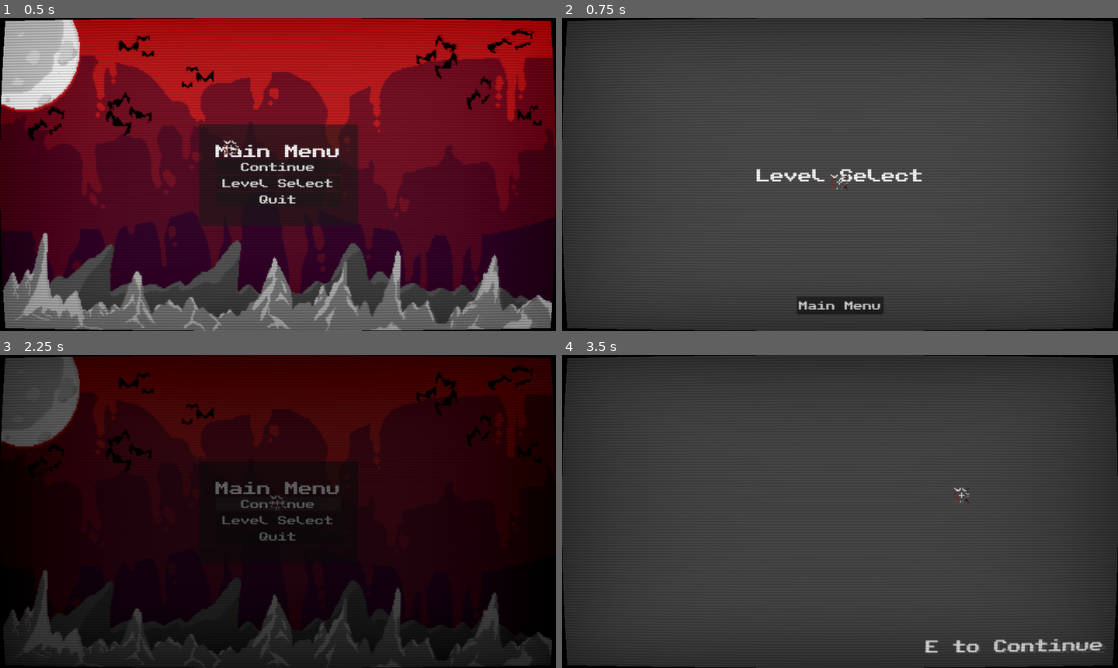
Above: before the commit, frames 1-4 (two rows, left to right).
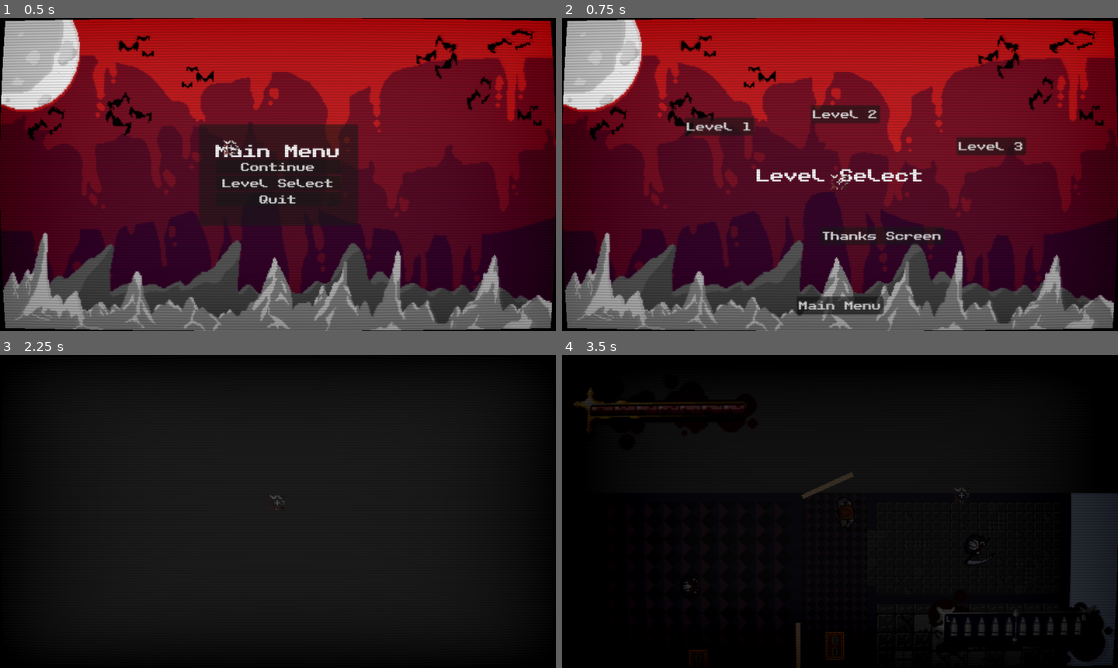
Above: after the commit, the same moments.

Repository: callumrann/gmtk-jam
Game: Godot game, scene res://scenes/main.tscn
Same seed, same stepped clock (60 frames per second), same inputs: the game is played once before the commit and once after it. Sound files missing from this copy of the repository are replaced by a short silence.
Inputs (mouse positions are in pixels of both pictures, inside the frame that each line leads up to):
- Up to frame 1 (0.5 s): no input
- Up to frame 2 (0.75 s): click "Level Select" at 0.5 s
- Up to frame 3 (2.25 s): click "Main Menu" at 1.25 s; click "Continue" at 2 s
- Up to frame 4 (3.5 s): move the mouse to (962, 495) at 2.77 s; hold D (move_right) from 2.78 s (still down); tap E (interact) at 2.85 s

Frame 1 is identical in both runs. In frame 2, 92% of the frame differs, in the area x 0-100%, y 0-100%; in frame 3, 26%; in frame 4, 95%.

Commit message:
feat: add level select screen, split transition audio, slow down fade to main level, force newspaper level entry (can't go straight into level, will be given newspaper first, fix spam e on continue skipping every level, fade out music on newspaper view

Diff:
--- /dev/null
+++ b/scenes/menus/game_finished.tscn
@@ -0,0 +1,59 @@
+[gd_scene format=3 uid="uid://h1sx56bif65m"]
+
+[ext_resource type="Script" uid="uid://dfr8h6bjvh2he" path="res://scripts/menus/game_finished.gd" id="1_g1mv0"]
+[ext_resource type="Theme" uid="uid://ck2dij0t8alec" path="res://assets/themes/main.tres" id="2_4kknh"]
+[ext_resource type="Texture2D" uid="uid://cmux77pfhlw2e" path="res://assets/sprites/bg1_v2.png" id="2_ma5pa"]
+
+[node name="GameFinished" type="CanvasLayer" unique_id=1026503943]
+script = ExtResource("1_g1mv0")
+
+[node name="Control" type="Control" parent="." unique_id=606214289]
+layout_mode = 3
+anchors_preset = 15
+anchor_right = 1.0
+anchor_bottom = 1.0
+grow_horizontal = 2
+grow_vertical = 2
+
+[node name="Background" type="TextureRect" parent="Control" unique_id=940392631]
+layout_mode = 1
+anchors_preset = 15
+anchor_right = 1.0
+anchor_bottom = 1.0
+grow_horizontal = 2
+grow_vertical = 2
+texture = ExtResource("2_ma5pa")
+
+[node name="Label" type="Label" parent="Control" unique_id=1066892889]
+layout_mode = 1
+anchors_preset = 8
+anchor_left = 0.5
+anchor_top = 0.5
+anchor_right = 0.5
+anchor_bottom = 0.5
+offset_left = -45.5
+offset_top = -11.5
+offset_right = 45.5
+offset_bottom = 11.5
+grow_horizontal = 2
+grow_vertical = 2
+theme = ExtResource("2_4kknh")
+text = "Thanks For Playing"
+
+[node name="MainMenu" type="Button" parent="Control" unique_id=847510185 groups=["Button"]]
+layout_mode = 1
+anchors_preset = 7
+anchor_left = 0.5
+anchor_top = 1.0
+anchor_right = 0.5
+anchor_bottom = 1.0
+offset_left = -48.0
+offset_top = -60.0
+offset_right = 48.0
+offset_bottom = -29.0
+grow_horizontal = 2
+grow_vertical = 0
+theme = ExtResource("2_4kknh")
+text = "Main Menu"
+
+[connection signal="pressed" from="Control/MainMenu" to="." method="_on_main_menu_pressed"]
--- a/scenes/menus/level_select.tscn
+++ b/scenes/menus/level_select.tscn
@@ -1,6 +1,7 @@
 [gd_scene format=3 uid="uid://cfsyprp7tskrt"]
 
 [ext_resource type="Script" uid="uid://c4g2wb7axun4s" path="res://scripts/menus/level_select.gd" id="1_xqyeo"]
+[ext_resource type="Texture2D" uid="uid://cmux77pfhlw2e" path="res://assets/sprites/bg1_v2.png" id="2_1g16o"]
 [ext_resource type="Theme" uid="uid://ck2dij0t8alec" path="res://assets/themes/main.tres" id="2_pymjq"]
 
 [node name="LevelSelect" type="CanvasLayer" unique_id=1026503943]
@@ -13,6 +14,15 @@
 anchor_bottom = 1.0
 grow_horizontal = 2
 grow_vertical = 2
+
+[node name="Background" type="TextureRect" parent="Control" unique_id=1633000432]
+layout_mode = 1
+anchors_preset = 15
+anchor_right = 1.0
+anchor_bottom = 1.0
+grow_horizontal = 2
+grow_vertical = 2
+texture = ExtResource("2_1g16o")
 
 [node name="Label" type="Label" parent="Control" unique_id=1066892889]
 layout_mode = 1
@@ -30,6 +40,43 @@
 theme = ExtResource("2_pymjq")
 text = "Level Select"
 
+[node name="Level1" type="Button" parent="Control" unique_id=1584721769]
+layout_mode = 0
+offset_left = 211.0
+offset_top = 171.0
+offset_right = 273.0
+offset_bottom = 202.0
+theme = ExtResource("2_pymjq")
+text = "Level 1"
+
+[node name="Level2" type="Button" parent="Control" unique_id=799533427]
+layout_mode = 0
+offset_left = 429.0
+offset_top = 150.0
+offset_right = 491.0
+offset_bottom = 181.0
+theme = ExtResource("2_pymjq")
+text = "Level 2"
+
+[node name="Level3" type="Button" parent="Control" unique_id=1512129672]
+layout_mode = 0
+offset_left = 681.0
+offset_top = 205.0
+offset_right = 743.0
+offset_bottom = 236.0
+theme = ExtResource("2_pymjq")
+text = "Level 3
+"
+
+[node name="ThanksScreen" type="Button" parent="Control" unique_id=539576662]
+layout_mode = 0
+offset_left = 444.0
+offset_top = 360.0
+offset_right = 506.0
+offset_bottom = 391.0
+theme = ExtResource("2_pymjq")
+text = "Thanks Screen"
+
 [node name="MainMenu" type="Button" parent="Control" unique_id=847510185 groups=["Button"]]
 layout_mode = 1
 anchors_preset = 7
@@ -46,5 +93,8 @@
 theme = ExtResource("2_pymjq")
 text = "Main Menu"
 
-[connection signal="pressed" from="Control/MainMenu" to="Control" method="_on_main_menu_pressed"]
+[connection signal="pressed" from="Control/Level1" to="." method="_on_level_1_pressed"]
+[connection signal="pressed" from="Control/Level2" to="." method="_on_level_2_pressed"]
+[connection signal="pressed" from="Control/Level3" to="." method="_on_level_3_pressed"]
+[connection signal="pressed" from="Control/ThanksScreen" to="." method="_on_thanks_screen_pressed"]
 [connection signal="pressed" from="Control/MainMenu" to="." method="_on_main_menu_pressed"]
--- a/scripts/autoloads/audio_manager.gd
+++ b/scripts/autoloads/audio_manager.gd
@@ -12,13 +12,13 @@
 	"menu_select": preload("res://assets/audio/sfx/menu_select.wav"),
 	"pause_in": preload("res://assets/audio/sfx/pause_in.wav"),
 	"pause_out": preload("res://assets/audio/sfx/pause_out.wav"),
-	"transition": preload("res://assets/audio/music/stage_1_music_intro.wav"),
+	"transition": preload("res://assets/audio/sfx/transition.wav"),
 }
 
 const MUSIC := {
 	"menu_intro": preload("res://assets/audio/music/menu_music_intro.wav"),
 	"menu_loop": preload("res://assets/audio/music/menu_music_loop.wav"),
-	"stage_1_intro": preload("res://assets/audio/music/stage_1_music_intro.wav"),
+	"stage_1_intro": preload("res://assets/audio/music/stage_1_music_intro_short.wav"),
 	"stage_1_loop": preload("res://assets/audio/music/stage_1_music_loop.wav"),
 }
 
@@ -62,6 +62,8 @@
 	bgm_player.volume_db = volume
 	bgm_player.play()
 
+	print("check")
+
 	if transition:
 		await bgm_player.finished
 
@@ -81,11 +83,8 @@
 
 	if transition:
 		if fade_bgm:
-			var tween = create_tween()
-			# - 0.1 cause .finished race condition stuff <- kinda cheese but whatevs
-			tween.tween_property(bgm_player, "volume_db", -80.0, sfx_player.stream.get_length() - 0.1)
-			tween.set_trans(Tween.TRANS_QUAD)
-			tween.set_ease(Tween.EASE_OUT)
+			SceneManager.fade_to_black(sfx_player.stream.get_length())
+			fade_music(sfx_player.stream.get_length() - 0.1, -80.0)
 		await sfx_player.finished
 
 func _on_music_finished() -> void:
@@ -97,3 +96,10 @@
 
 func stop_music() -> void:
 	bgm_player.stop()
+
+func fade_music(duration: float, volume: float) -> void:
+	var tween = create_tween()
+	# - 0.1 cause .finished race condition stuff <- kinda cheese but whatevs
+	tween.tween_property(bgm_player, "volume_db", volume, duration)
+	tween.set_trans(Tween.TRANS_QUAD)
+	tween.set_ease(Tween.EASE_OUT)
--- a/scripts/autoloads/level_manager.gd
+++ b/scripts/autoloads/level_manager.gd
@@ -1,7 +1,6 @@
 extends Node2D
 
 var levelsLoader: Node2D
-
 var current_level: int = 1
 
 func spawn_bullet(bullet: Node2D) -> void:
@@ -19,9 +18,6 @@
 func player_dead() -> void:
 	levelsLoader.player_dead()
 
-func restart_level() -> void:
-	levelsLoader.restart_level()
-
 func reset_hud() -> void:
 	levelsLoader.reset_hud()
 
@@ -29,6 +25,9 @@
 	current_level += 1
 	levelsLoader.load_level(current_level)
 
+func restart_level() -> void:
+	levelsLoader.restart_level()
+
 func enemy_dead() -> void:
 	levelsLoader.enemy_dead()
 
--- a/scripts/autoloads/scene_manager.gd
+++ b/scripts/autoloads/scene_manager.gd
@@ -2,6 +2,8 @@
 
 var scene_spawn: Marker2D
 var main_scene: Node2D
+
+var fade_duration: float # for other things to see fade duration
 
 func show_scene(path: String, fade: bool = false, fade_time: float = 0.0) -> void:
 	if fade:
--- a/scripts/levels/levels_loader.gd
+++ b/scripts/levels/levels_loader.gd
@@ -7,21 +7,32 @@
 @onready var level_container: Node2D = $"LevelContainer"
 var spawned_level: Node
 
-func _ready() -> void:
-	LevelManager.levelsLoader = self
-	load_level(LevelManager.current_level)
-	AudioManager.play_music("stage_1_intro", -10)
+const k_newspaper_mod: int = 1
 
 var levels: Array[String] = [
 	"res://scenes/newspapers/newspaper_1.tscn", "res://scenes/levels/level1.tscn",
 	"res://scenes/newspapers/newspaper_2.tscn", "res://scenes/levels/level2.tscn",
 	]
 
-const k_newspaper_mod: int = 1
+func _ready() -> void:
+	LevelManager.levelsLoader = self
 
-func load_level(level: int) -> void:
-	await SceneManager.fade_to_black()
+	if LevelManager.current_level % 2 != k_newspaper_mod:
+		LevelManager.current_level -= 1 # force start on newspaper
+	load_level(LevelManager.current_level)
+
+func load_level(level: int, reset: bool = false) -> void: # reset for death or restart
+	if level % 2 != k_newspaper_mod:
+		if !reset:
+			await AudioManager.play_sfx("transition", -10, true, true)
+		else:
+			await SceneManager.fade_to_black()
+	else:
+		AudioManager.fade_music(SceneManager.fade_duration * 2, -80)
+		await SceneManager.fade_to_black()
 	call_deferred("_do_load_level", level)
+	if level % 2 != k_newspaper_mod and !reset:
+		AudioManager.play_music("stage_1_intro", -10)
 	await SceneManager.fade_from_black()
 
 func _do_load_level(level: int) -> void:
@@ -64,10 +75,10 @@
 	pause_menu.visible = false
 
 func _on_restart_pressed() -> void:
-	load_level(LevelManager.current_level)
+	load_level(LevelManager.current_level, true)
 
 func restart_level() -> void: # for level manager
-	load_level(LevelManager.current_level)
+	load_level(LevelManager.current_level, true)
 
 func _on_next_level_pressed() -> void:
 	LevelManager.current_level += 1
--- a/scripts/main.gd
+++ b/scripts/main.gd
@@ -10,6 +10,7 @@
 
 	SceneManager.scene_spawn = $"SceneHolder"
 	SceneManager.main_scene = self
+	SceneManager.fade_duration = k_fade_duration
 	fade_from_black() # initial fade in
 	SceneManager.show_scene("res://scenes/menus/main_menu.tscn")
 
--- /dev/null
+++ b/scripts/menus/game_finished.gd
@@ -0,0 +1,4 @@
+extends CanvasLayer
+
+func _on_main_menu_pressed() -> void:
+	SceneManager.show_scene("res://scenes/menus/main_menu.tscn")
--- a/scripts/menus/level_select.gd
+++ b/scripts/menus/level_select.gd
@@ -2,3 +2,21 @@
 
 func _on_main_menu_pressed() -> void:
 	SceneManager.show_scene("res://scenes/menus/main_menu.tscn")
+
+
+func _on_level_1_pressed() -> void:
+	_load_level(1)
+
+func _on_level_2_pressed() -> void:
+	_load_level(2)
+
+func _on_level_3_pressed() -> void:
+	_load_level(3)
+
+func _load_level(level: int) -> void:
+	var level_to_load: int = level * 2 - 1
+	LevelManager.current_level = level_to_load
+	SceneManager.show_scene("res://scenes/levels/levels_loader.tscn", true)
+
+func _on_thanks_screen_pressed() -> void:
+	SceneManager.show_scene("res://scenes/menus/game_finished.tscn")
--- a/scripts/menus/main_menu.gd
+++ b/scripts/menus/main_menu.gd
@@ -5,9 +5,7 @@
 
 func _on_continue_pressed() -> void:
 	SceneManager.fade_to_black()
-	await AudioManager.play_sfx("click", -10, true, true) # click so i dont gotta wait 8 secs
 	SceneManager.show_scene("res://scenes/levels/levels_loader.tscn")
-	SceneManager.fade_from_black()
 
 func _on_level_select_pressed() -> void:
 	SceneManager.show_scene("res://scenes/menus/level_select.tscn")
--- a/scripts/newspapers/newspaper_class.gd
+++ b/scripts/newspapers/newspaper_class.gd
@@ -1,9 +1,12 @@
 extends CanvasLayer
+
+var pressed: bool = false
 
 func _ready() -> void:
 	AudioManager.bgm_player.volume_db = -20
 
 func _process(delta: float) -> void:
-	if Input.is_action_just_pressed("interact"):
-		AudioManager.bgm_player.volume_db = -10
+	if Input.is_action_just_pressed("interact") and !pressed:
+		pressed = true
+		#AudioManager.bgm_player.volume_db = -10
 		LevelManager.load_next_level()
Not shown, added: assets/audio/music/stage_1_music_intro_short.wav.import
Not shown, added: assets/audio/sfx/transition.wav.import
Not shown, added: scripts/menus/game_finished.gd.uid
Not shown, added: assets/audio/music/stage_1_music_intro_short.wav
Not shown, added: assets/audio/sfx/transition.wav
